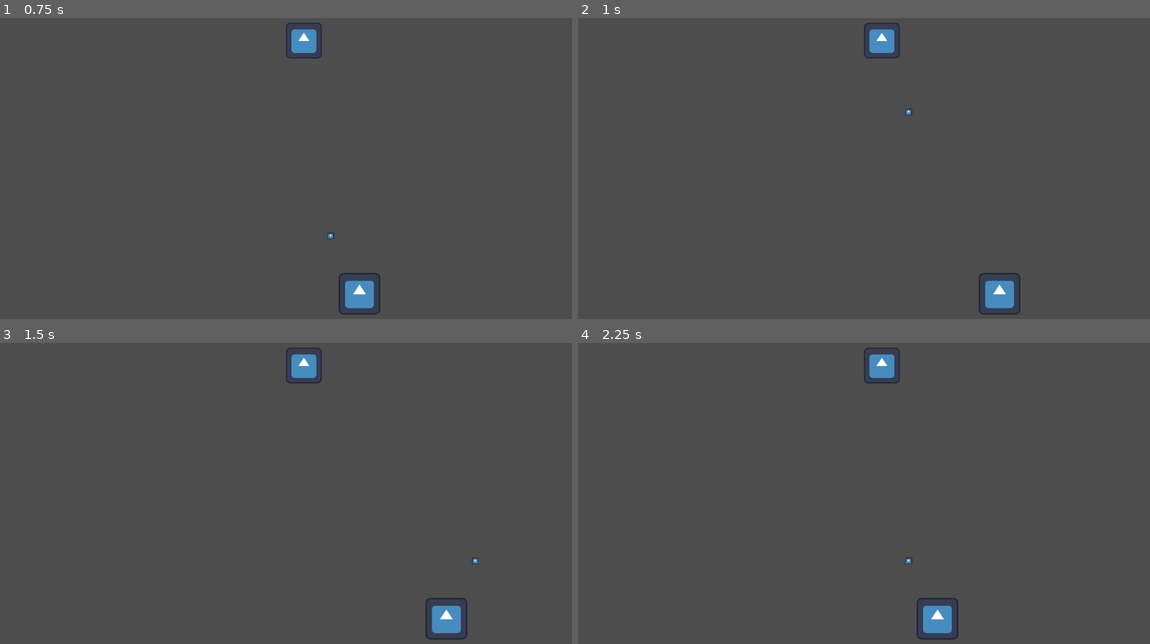
Above: before the commit, frames 1-4 (two rows, left to right).
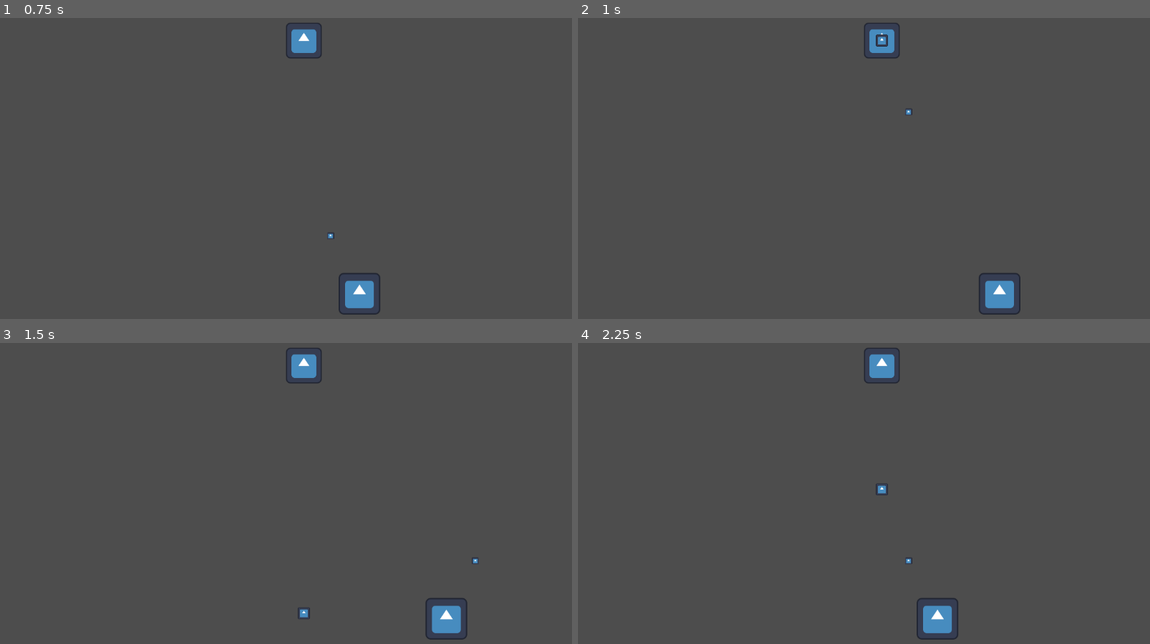
Above: after the commit, the same moments.

Repository: ArtemTopolskyi/space-invaders
Game: Godot game, scene res://scenes/level/level.tscn
The game is run twice, just before and just after one commit, with the same random seed, the same clock (stepped at 60 frames per second) and the same inputs. The engine's default icon, where the game draws it, is replaced by a stand-in: a white triangle on a blue panel in a dark square.
Inputs:
- Up to frame 1 (0.75 s): tap Enter at 0.5 s; hold D (right) from 0.53 s (still down); tap Space (space) at 0.6 s
- Up to frame 2 (1 s): keep holding D (right)
- Up to frame 3 (1.5 s): release D (right) at 1.28 s; hold A (left) from 1.28 s (still down); tap Space (space) at 1.35 s
- Up to frame 4 (2.25 s): release A (left) at 2.03 s; hold D (right) from 2.03 s (still down); tap Space (space) at 2.1 s

Frame 1 is identical in both runs. In frame 2, less than 0.1% of the frame differs, in the area x 52-55%, y 5-10%; in frame 3, less than 0.1%; in frame 4, less than 0.1%.

Commit message:
make enemy shoot bullets with some interval

Diff:
--- a/scenes/enemy/enemy.gd
+++ b/scenes/enemy/enemy.gd
@@ -1,8 +1,23 @@
 extends Area2D
+
+const BULLET_SCENE = preload("res://scenes/projectiles/enemy_bullet/enemy_bullet.tscn");
+
 
 func _ready() -> void:
   $Hurtbox.hit.connect(_on_hit);
-
+  $ShootingInterval.timeout.connect(_on_shooting_interval_timeout);
 
 func _on_hit() -> void:
   queue_free();
+
+
+func _on_shooting_interval_timeout() -> void:
+  shoot_bullet();
+
+
+func shoot_bullet() -> void:
+  var bullet = BULLET_SCENE.instantiate();
+
+  bullet.position = position;
+
+  get_tree().root.add_child(bullet);
--- a/scenes/enemy/enemy.tscn
+++ b/scenes/enemy/enemy.tscn
@@ -25,3 +25,6 @@
 
 [node name="CollisionShape2D" type="CollisionShape2D" parent="Hurtbox"]
 shape = SubResource("RectangleShape2D_40wdo")
+
+[node name="ShootingInterval" type="Timer" parent="."]
+autostart = true
--- /dev/null
+++ b/scenes/enemy_grid/enemy_grid.tscn
@@ -0,0 +1,3 @@
+[gd_scene format=3 uid="uid://jqit0bicnmf6"]
+
+[node name="EnemyGrid" type="Node2D"]
--- a/scenes/player/player.gd
+++ b/scenes/player/player.gd
@@ -2,7 +2,11 @@
 
 @export var speed: float = 500.0;
 
-const ROCKET_SCENE = preload("res://scenes/player_rocket/player_rocket.tscn");
+const ROCKET_SCENE = preload("res://scenes/projectiles/player_rocket/player_rocket.tscn");
+
+func _ready() -> void:
+  $Hurtbox.hit.connect(_on_hit);
+
 
 func _process(_delta: float) -> void:
   if Input.is_action_just_pressed("space"):
@@ -23,3 +27,7 @@
   rocket.position = position;
 
   get_tree().root.add_child(rocket);
+
+
+func _on_hit() -> void:
+  print("player got hurt");
--- /dev/null
+++ b/scenes/projectiles/enemy_bullet/enemy_bullet.gd
@@ -0,0 +1,19 @@
+extends Area2D
+
+@export var speed: float = 1000.0;
+
+func _ready() -> void:
+  $VisibleOnScreenNotifier2D.screen_exited.connect(_on_screen_exited);
+  $Hitbox.hit.connect(_on_hit);
+
+
+func _physics_process(delta: float) -> void:
+  position.y += speed * delta;
+
+
+func _on_screen_exited() -> void:
+  queue_free();
+
+
+func _on_hit() -> void:
+  queue_free();
--- /dev/null
+++ b/scenes/projectiles/enemy_bullet/enemy_bullet.tscn
@@ -0,0 +1,31 @@
+[gd_scene load_steps=6 format=3 uid="uid://dyc5xi7pgvy2t"]
+
+[ext_resource type="Script" uid="uid://bdfgc7ghtkpcc" path="res://scenes/projectiles/enemy_bullet/enemy_bullet.gd" id="1_5w7sh"]
+[ext_resource type="Texture2D" uid="uid://c7ihjgmxcuncf" path="res://icon.svg" id="1_kk8ch"]
+[ext_resource type="Script" uid="uid://c6ia6mqu7naso" path="res://scenes/components/hitbox/hitbox.gd" id="2_5w7sh"]
+
+[sub_resource type="RectangleShape2D" id="RectangleShape2D_g7rom"]
+size = Vector2(24, 24)
+
+[sub_resource type="RectangleShape2D" id="RectangleShape2D_en6bl"]
+size = Vector2(24, 24)
+
+[node name="EnemyBullet" type="Area2D"]
+script = ExtResource("1_5w7sh")
+
+[node name="Sprite2D" type="Sprite2D" parent="."]
+scale = Vector2(0.18750001, 0.18750001)
+texture = ExtResource("1_kk8ch")
+
+[node name="CollisionShape2D" type="CollisionShape2D" parent="."]
+shape = SubResource("RectangleShape2D_g7rom")
+
+[node name="Hitbox" type="Area2D" parent="."]
+script = ExtResource("2_5w7sh")
+team = 1
+metadata/_custom_type_script = "uid://c6ia6mqu7naso"
+
+[node name="CollisionShape2D" type="CollisionShape2D" parent="Hitbox"]
+shape = SubResource("RectangleShape2D_en6bl")
+
+[node name="VisibleOnScreenNotifier2D" type="VisibleOnScreenNotifier2D" parent="."]
--- a/scenes/player_rocket/player_rocket.tscn
+++ b/scenes/projectiles/player_rocket/player_rocket.tscn
@@ -1,6 +1,6 @@
 [gd_scene load_steps=6 format=3 uid="uid://d0k0ab6louewn"]
 
-[ext_resource type="Script" uid="uid://pfvdkte132pf" path="res://scenes/player_rocket/player_rocket.gd" id="1_eawh7"]
+[ext_resource type="Script" uid="uid://pfvdkte132pf" path="res://scenes/projectiles/player_rocket/player_rocket.gd" id="1_eawh7"]
 [ext_resource type="Texture2D" uid="uid://c7ihjgmxcuncf" path="res://icon.svg" id="1_h8qfd"]
 [ext_resource type="PackedScene" uid="uid://1ax0c2yry3so" path="res://scenes/components/hitbox/hitbox.tscn" id="3_506nc"]
 
Not shown, added: scenes/projectiles/enemy_bullet/enemy_bullet.gd.uid
Renamed: scenes/player_rocket/player_rocket.gd -> scenes/projectiles/player_rocket/player_rocket.gd
Renamed: scenes/player_rocket/player_rocket.gd.uid -> scenes/projectiles/player_rocket/player_rocket.gd.uid
